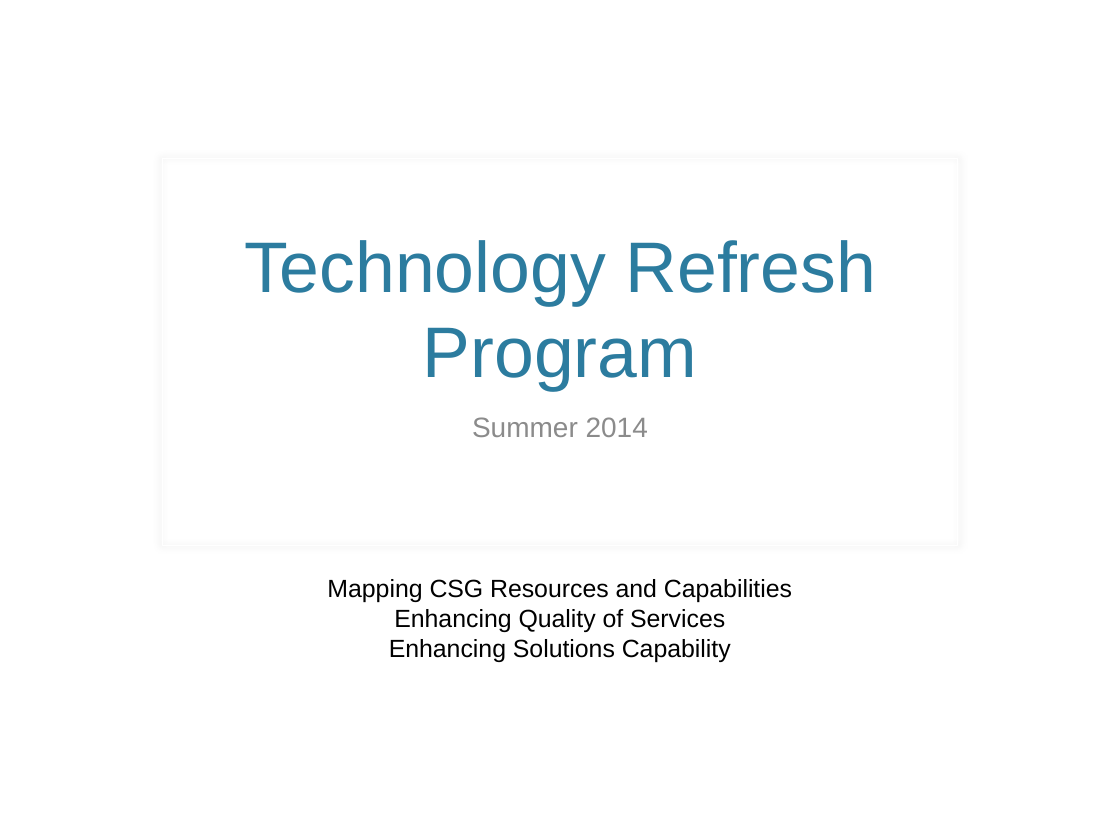
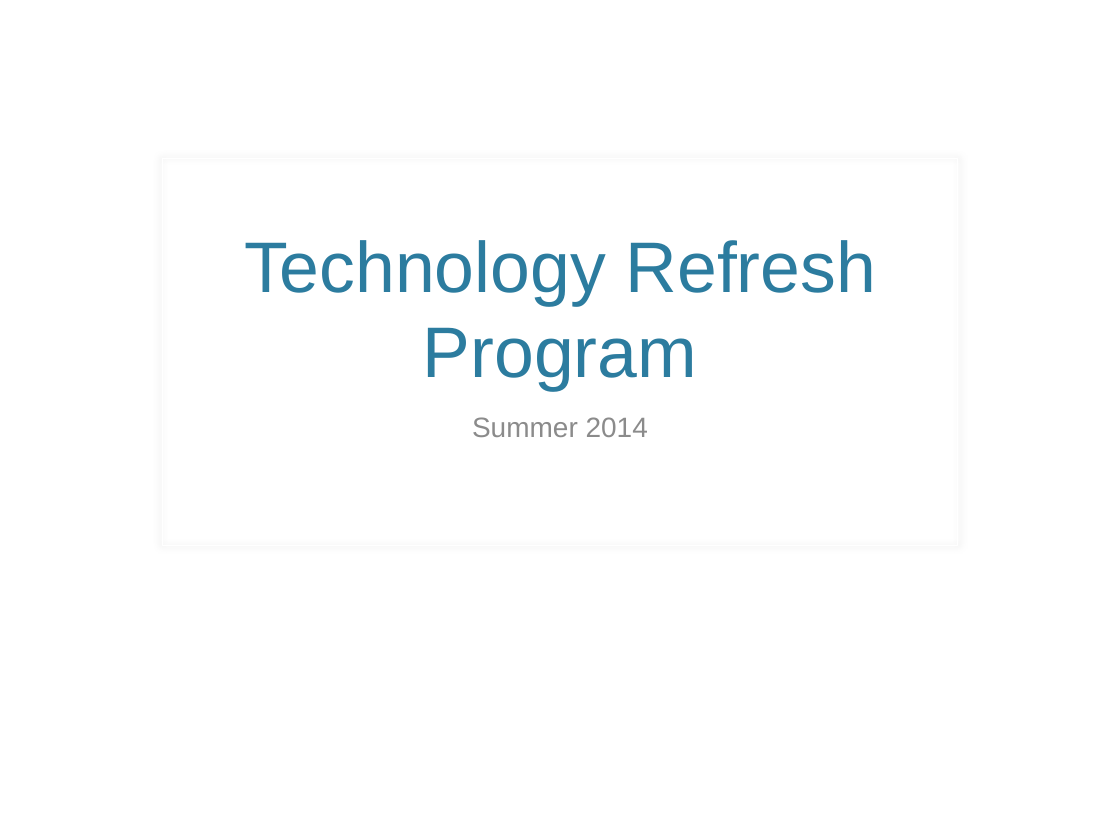
Before and after one commit to soumyaray/tech_refresh, a slide deck: slide 1 of presentations/IT Refresh - Overview.pptx. Drawn at 1120x840 pixels with LibreOffice and Linux fonts; fonts in the diff are those of the drawing; background and template pictures are left out. Boxes give left, top, right and bottom in pixels: in the first picture for what was removed or moved away, otherwise in the second. Text is boxed around its words. In the diff, an @@ line names an element or a change of style, - is before the commit and + after.

```diff
--- a/presentations/IT Refresh - Overview.pptx
+++ b/presentations/IT Refresh - Overview.pptx
@@ text removed at box(327, 579, 792, 662) @@
-Mapping CSG Resources and Capabilities
-Enhancing Quality of Services
-Enhancing Solutions Capability
```
Also in this commit, not shown: 2 other slides changed, 12 other files.
